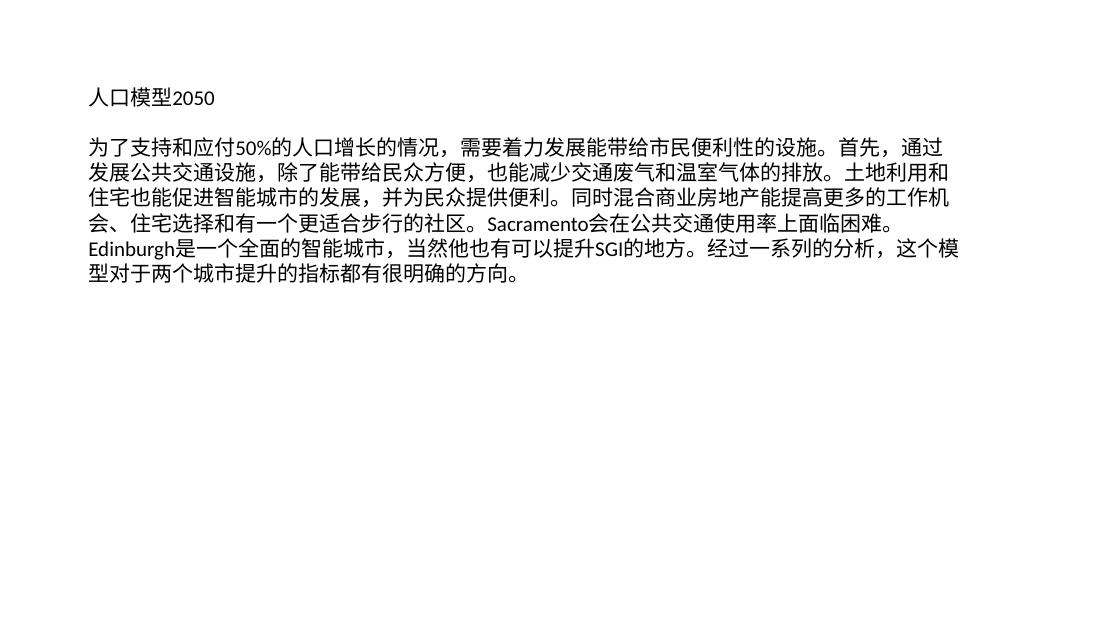
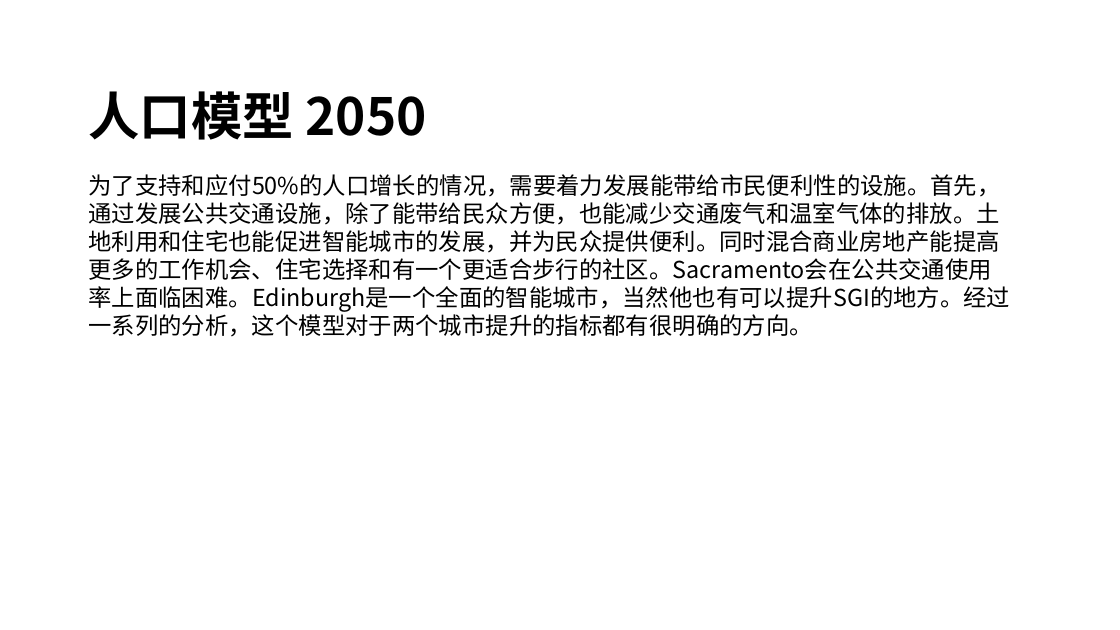
Before and after one commit to unicorn-yh/MCM-Mathematical-Contest-in-Modeling, a slide deck: slide 8 of ppt/2017 E类paper presentation.pptx. Drawn at 1120x630 pixels with LibreOffice and Linux fonts; fonts in the diff are those of the drawing. Boxes give left, top, right and bottom in pixels: in the first picture for what was removed or moved away, otherwise in the second. Text is boxed around its words. In the diff, an @@ line names an element or a change of style, - is before the commit and + after.

Commit message:
updates

```diff
--- a/ppt/2017 E类paper presentation.pptx
+++ b/ppt/2017 E类paper presentation.pptx
@@ text at [88,91,427,140]: text changed; size 18 to 44 pt; font Calibri to Noto Sans CJK SC; bold on @@
-人口模型2050
+人口模型 2050
@@ text at [88,174,1010,337]: size 18 to 20 pt, font Calibri to Noto Sans CJK SC @@
```
Also in this commit, not shown: 1 other slide changed, 2 slides added.
